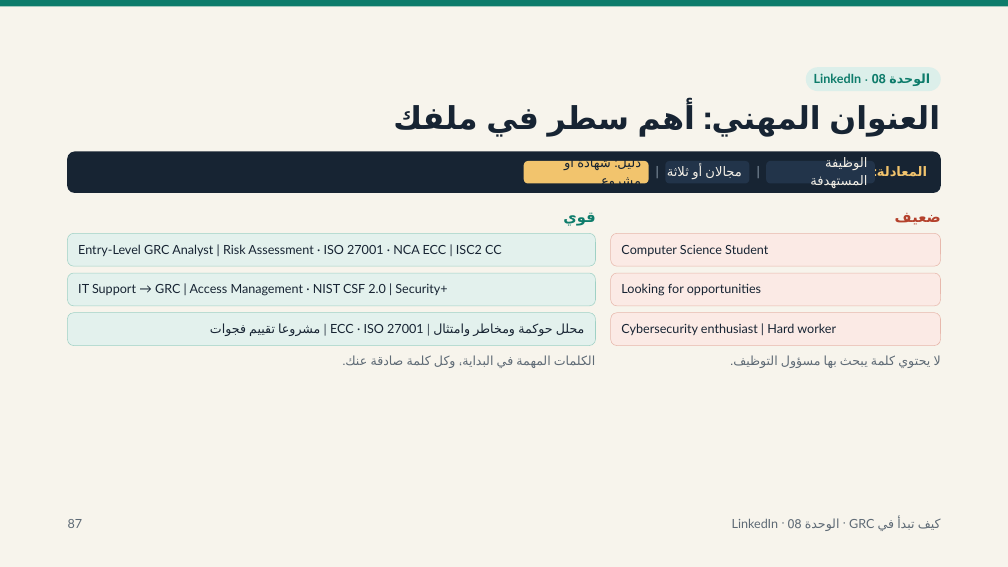
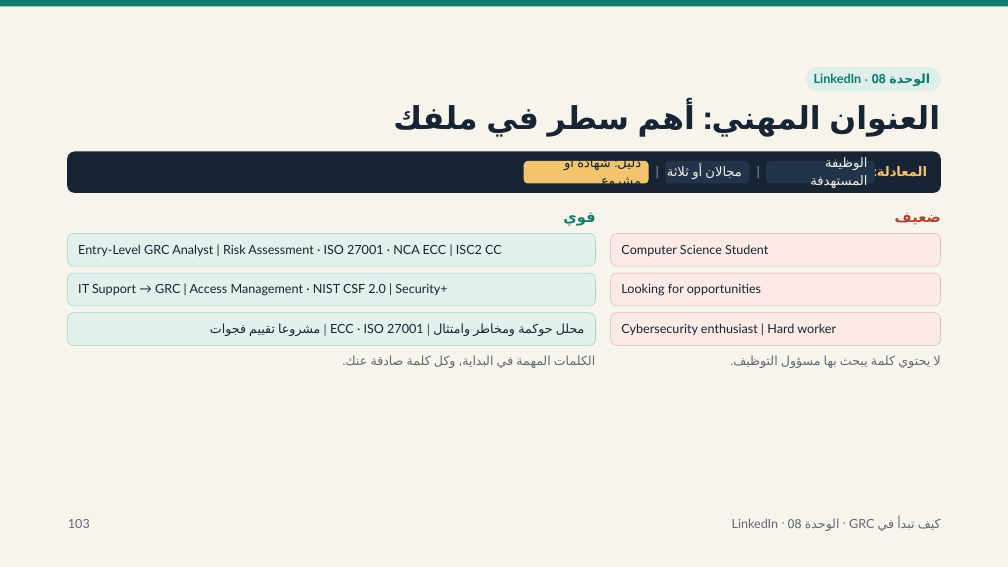
Before and after one commit to LukaMa7/LukaMa7, a slide deck: slide 103 of GRC_Beginner_Course/01_العرض/كيف_تبدأ_في_GRC.pptx (slide 87 before the commit). Drawn at 1008x567 pixels with LibreOffice and Linux fonts; fonts in the diff are those of the drawing. Boxes give left, top, right and bottom in pixels: in the first picture for what was removed or moved away, otherwise in the second. Text is boxed around its words. In the diff, an @@ line names an element or a change of style, - is before the commit and + after.

```diff
--- a/GRC_Beginner_Course/01_العرض/كيف_تبدأ_في_GRC.pptx
+++ b/GRC_Beginner_Course/01_العرض/كيف_تبدأ_في_GRC.pptx
@@ text at [68,519,90,528]: text changed @@
-87
+103
```
Also in this commit, not shown: 69 other slides changed, 17 slides added, 1 slide removed, 2 other files.
